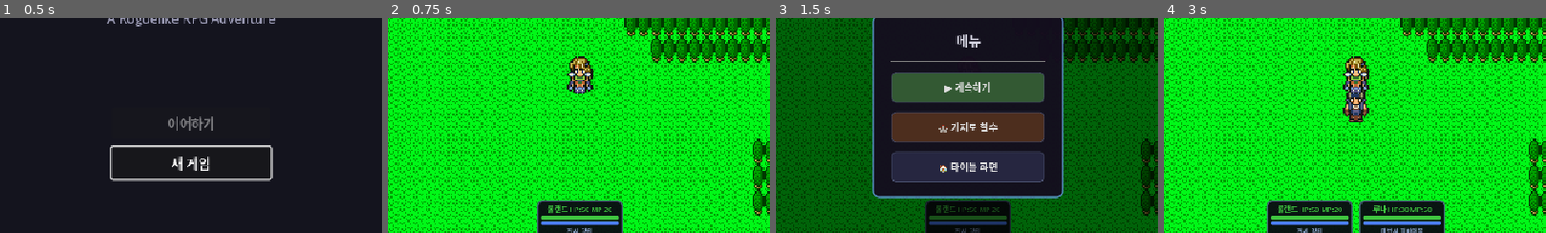
Above: before the commit, frames 1-4 (left to right).
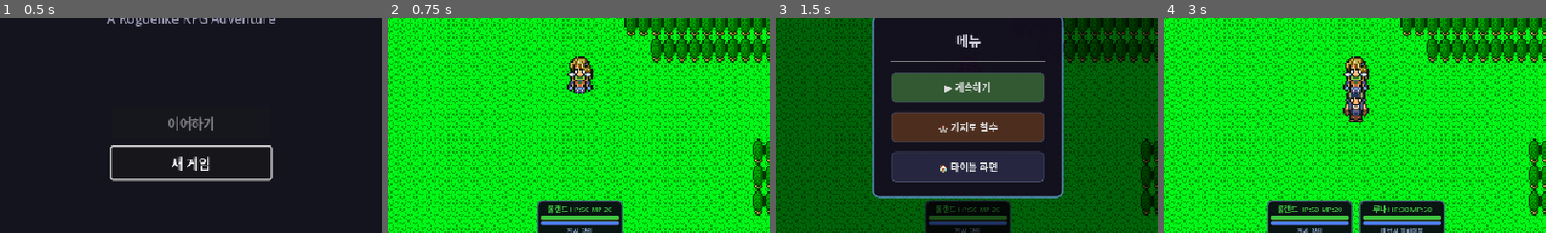
Above: after the commit, the same moments.

Repository: limmmmmmn/Appears-Appears
Game: Godot game, scene res://scenes/main/Main.tscn
Same seed, same stepped clock (60 frames per second), same inputs: the game is played once before the commit and once after it.
Inputs:
- Up to frame 1 (0.5 s): no input
- Up to frame 2 (0.75 s): click "새 게임" at 0.5 s
- Up to frame 3 (1.5 s): click "☰" at 1.25 s
- Up to frame 4 (3 s): click "🏰 철수" at 2 s; click "👤+ 영입" at 2.75 s
The pictures show only the part of the screen within x 25-75%, y 32-82%; the shares and areas given below are measured in that part.

Frame 1 is identical in both runs. In frame 2, 0.3% of the frame differs, in the area x 40-61%, y 92-97%; in frame 3, less than 0.1%; in frame 4, 0.5%, in the area x 28-73%, y 92-97%.

Commit message:
HP/MP 바 잔상 드레인 효과 및 25% 깜빡임 추가
- HP/MP 바를 Control 래퍼에 잔상(Ghost) + 실제(Front) 2개 겹침 구조로 변경
- 데미지 시: 실제 바 즉시 줄어듦, 잔상 0.3초 대기 후 0.5초간 스르륵 따라옴
- 힐/회복 시: 둘 다 즉시 올라감 (잔상 트윈 취소)
- 잔상 색상: HP=주황(0.95,0.45,0.15), MP=보라(0.5,0.3,0.8)
- HP 25% 이하 시 HP 바 알파 0.3↔1.0 깜빡임 (0.3초 간격, 무한 반복)
- 잔상 바 배경 투명 처리 (실제 바 배경만 보이도록)

https://claude.ai/code/session_01LzmX6vSTcWcWe1rR4SRP8n

Diff:
--- a/scenes/ui/HeroCard.tscn
+++ b/scenes/ui/HeroCard.tscn
@@ -46,18 +46,58 @@
 horizontal_alignment = 1
 text = "영웅"
 
-[node name="HPBar" type="ProgressBar" parent="Panel/VBox"]
-unique_name_in_owner = true
+[node name="HPBarWrap" type="Control" parent="Panel/VBox"]
 layout_mode = 2
 custom_minimum_size = Vector2(0, 6)
+
+[node name="HPBarGhost" type="ProgressBar" parent="Panel/VBox/HPBarWrap"]
+unique_name_in_owner = true
+layout_mode = 1
+anchors_preset = 15
+anchor_right = 1.0
+anchor_bottom = 1.0
+grow_horizontal = 2
+grow_vertical = 2
 max_value = 100.0
 value = 100.0
 show_percentage = false
 
-[node name="MPBar" type="ProgressBar" parent="Panel/VBox"]
+[node name="HPBar" type="ProgressBar" parent="Panel/VBox/HPBarWrap"]
 unique_name_in_owner = true
+layout_mode = 1
+anchors_preset = 15
+anchor_right = 1.0
+anchor_bottom = 1.0
+grow_horizontal = 2
+grow_vertical = 2
+max_value = 100.0
+value = 100.0
+show_percentage = false
+
+[node name="MPBarWrap" type="Control" parent="Panel/VBox"]
 layout_mode = 2
 custom_minimum_size = Vector2(0, 5)
+
+[node name="MPBarGhost" type="ProgressBar" parent="Panel/VBox/MPBarWrap"]
+unique_name_in_owner = true
+layout_mode = 1
+anchors_preset = 15
+anchor_right = 1.0
+anchor_bottom = 1.0
+grow_horizontal = 2
+grow_vertical = 2
+max_value = 100.0
+value = 100.0
+show_percentage = false
+
+[node name="MPBar" type="ProgressBar" parent="Panel/VBox/MPBarWrap"]
+unique_name_in_owner = true
+layout_mode = 1
+anchors_preset = 15
+anchor_right = 1.0
+anchor_bottom = 1.0
+grow_horizontal = 2
+grow_vertical = 2
 max_value = 100.0
 value = 100.0
 show_percentage = false
--- a/scripts/ui/field/HeroCard.gd
+++ b/scripts/ui/field/HeroCard.gd
@@ -3,7 +3,7 @@
 ## 개별 영웅 카드 (씬 인스턴스 방식)
 ## HeroCard.tscn과 1:1 대응
 ## 루트=Control(레이아웃용), Panel=PanelContainer(애니메이션 대상)
-## [이름 HP 값] + 장비 슬롯 8개 (1열)
+## [이름 HP 값] + HP/MP 잔상 바 + 장비 슬롯 6개 (1열)
 
 const SLOT_ICONS := {
 	"main_hand": "⚔", "off_hand": "🛡", "head": "👒",
@@ -14,9 +14,18 @@
 const HP_COLOR_HIGH := Color(0.25, 0.78, 0.25)
 const HP_COLOR_MID  := Color(0.92, 0.72, 0.2)
 const HP_COLOR_LOW  := Color(0.92, 0.22, 0.22)
+const HP_GHOST_COLOR := Color(0.95, 0.45, 0.15)  # 잔상: 주황
 const MP_COLOR := Color(0.3, 0.5, 1.0)
 const MP_COLOR_LOW := Color(0.6, 0.4, 0.9)
+const MP_GHOST_COLOR := Color(0.5, 0.3, 0.8)  # 잔상: 보라
 const BAR_BG_COLOR := Color(0.12, 0.12, 0.15, 0.9)
+
+# 잔상 타이밍
+const GHOST_DELAY := 0.3   # 잔상 시작 대기 시간
+const GHOST_DURATION := 0.5 # 잔상 스르륵 지속 시간
+const BLINK_INTERVAL := 0.3 # 깜빡임 간격
+const BLINK_ALPHA_LOW := 0.3
+const BLINK_HP_THRESHOLD := 0.25  # 25% 이하에서 깜빡임
 
 signal equipment_dropped(hero_index: int, item_id: String)
 signal field_heal_requested(hero_index: int)
@@ -24,7 +33,9 @@
 @onready var panel: PanelContainer = %Panel
 @onready var name_label: Label = %NameLabel
 @onready var hp_bar: ProgressBar = %HPBar
+@onready var hp_bar_ghost: ProgressBar = %HPBarGhost
 @onready var mp_bar: ProgressBar = %MPBar
+@onready var mp_bar_ghost: ProgressBar = %MPBarGhost
 @onready var skill_label: Label = %SkillLabel
 @onready var equip_section: VBoxContainer = %EquipSection
 
@@ -35,6 +46,14 @@
 
 var _anim_tween: Tween = null
 var _stat_popup: PanelContainer = null
+
+# 잔상 관련 상태
+var _prev_hp: int = -1
+var _prev_mp: int = -1
+var _hp_ghost_tween: Tween = null
+var _mp_ghost_tween: Tween = null
+var _blink_tween: Tween = null
+var _is_blinking: bool = false
 
 
 func _ready() -> void:
@@ -42,7 +61,9 @@
 	panel.mouse_exited.connect(_on_mouse_exited)
 	panel.gui_input.connect(_on_gui_input)
 	_style_bar(hp_bar, HP_COLOR_HIGH)
+	_style_bar(hp_bar_ghost, HP_GHOST_COLOR, true)
 	_style_bar(mp_bar, MP_COLOR)
+	_style_bar(mp_bar_ghost, MP_GHOST_COLOR, true)
 	_build_equip_slots()
 	call_deferred("_update_min_size")
 
@@ -129,11 +150,35 @@
 
 
 func _update_bars(hero: Hero) -> void:
-	# HP bar
 	var max_hp := hero.get_max_hp()
+	var cur_hp := hero.current_hp
+
+	# HP 바 max_value 동기화
 	hp_bar.max_value = max_hp
-	hp_bar.value = hero.current_hp
-	var hp_pct: float = float(hero.current_hp) / float(max_hp) if max_hp > 0 else 1.0
+	hp_bar_ghost.max_value = max_hp
+
+	# HP 변화 감지
+	if _prev_hp < 0:
+		# 최초 세팅: 잔상 없이 즉시
+		hp_bar.value = cur_hp
+		hp_bar_ghost.value = cur_hp
+	elif cur_hp < _prev_hp:
+		# 데미지: 실제 바 즉시 줄이고, 잔상은 딜레이 후 스르륵
+		hp_bar.value = cur_hp
+		_animate_ghost(hp_bar_ghost, cur_hp, true)
+	elif cur_hp > _prev_hp:
+		# 힐: 둘 다 즉시 (잔상 트윈 취소)
+		_kill_ghost_tween(true)
+		hp_bar.value = cur_hp
+		hp_bar_ghost.value = cur_hp
+	# 변화 없으면 값만 보정
+	else:
+		hp_bar.value = cur_hp
+
+	_prev_hp = cur_hp
+
+	# HP 색상
+	var hp_pct: float = float(cur_hp) / float(max_hp) if max_hp > 0 else 1.0
 	var hp_color: Color
 	if hp_pct <= 0.25:
 		hp_color = HP_COLOR_LOW
@@ -143,18 +188,93 @@
 		hp_color = HP_COLOR_HIGH
 	_update_bar_color(hp_bar, hp_color)
 
-	# MP bar
+	# 25% 이하 깜빡임
+	if hp_pct <= BLINK_HP_THRESHOLD and not hero.is_dead:
+		_start_blink()
+	else:
+		_stop_blink()
+
+	# MP 바
 	var max_mp := hero.get_max_mp()
+	var cur_mp := hero.current_mp
 	mp_bar.max_value = max_mp if max_mp > 0 else 1
-	mp_bar.value = hero.current_mp
-	var mp_pct: float = float(hero.current_mp) / float(max_mp) if max_mp > 0 else 1.0
+	mp_bar_ghost.max_value = max_mp if max_mp > 0 else 1
+
+	if _prev_mp < 0:
+		mp_bar.value = cur_mp
+		mp_bar_ghost.value = cur_mp
+	elif cur_mp < _prev_mp:
+		mp_bar.value = cur_mp
+		_animate_ghost(mp_bar_ghost, cur_mp, false)
+	elif cur_mp > _prev_mp:
+		_kill_ghost_tween(false)
+		mp_bar.value = cur_mp
+		mp_bar_ghost.value = cur_mp
+	else:
+		mp_bar.value = cur_mp
+
+	_prev_mp = cur_mp
+
+	var mp_pct: float = float(cur_mp) / float(max_mp) if max_mp > 0 else 1.0
 	var mp_color: Color = MP_COLOR_LOW if mp_pct <= 0.25 else MP_COLOR
 	_update_bar_color(mp_bar, mp_color)
-
-
-func _style_bar(bar: ProgressBar, fill_color: Color) -> void:
+#endregion
+
+
+#region 잔상 애니메이션
+func _animate_ghost(ghost_bar: ProgressBar, target_value: int, is_hp: bool) -> void:
+	## 잔상 바를 딜레이 후 스르륵 줄임
+	_kill_ghost_tween(is_hp)
+
+	var tween := create_tween()
+	tween.tween_interval(GHOST_DELAY)
+	tween.tween_property(ghost_bar, "value", float(target_value), GHOST_DURATION) \
+		.set_ease(Tween.EASE_IN).set_trans(Tween.TRANS_QUAD)
+
+	if is_hp:
+		_hp_ghost_tween = tween
+	else:
+		_mp_ghost_tween = tween
+
+
+func _kill_ghost_tween(is_hp: bool) -> void:
+	if is_hp:
+		if _hp_ghost_tween and _hp_ghost_tween.is_valid():
+			_hp_ghost_tween.kill()
+			_hp_ghost_tween = null
+	else:
+		if _mp_ghost_tween and _mp_ghost_tween.is_valid():
+			_mp_ghost_tween.kill()
+			_mp_ghost_tween = null
+#endregion
+
+
+#region 깜빡임 (HP 25% 이하)
+func _start_blink() -> void:
+	if _is_blinking:
+		return
+	_is_blinking = true
+	_blink_tween = create_tween().set_loops()
+	_blink_tween.tween_property(hp_bar, "modulate:a", BLINK_ALPHA_LOW, BLINK_INTERVAL)
+	_blink_tween.tween_property(hp_bar, "modulate:a", 1.0, BLINK_INTERVAL)
+
+
+func _stop_blink() -> void:
+	if not _is_blinking:
+		return
+	_is_blinking = false
+	if _blink_tween and _blink_tween.is_valid():
+		_blink_tween.kill()
+		_blink_tween = null
+	if hp_bar:
+		hp_bar.modulate.a = 1.0
+#endregion
+
+
+#region 바 스타일
+func _style_bar(bar: ProgressBar, fill_color: Color, is_ghost: bool = false) -> void:
 	var bg := StyleBoxFlat.new()
-	bg.bg_color = BAR_BG_COLOR
+	bg.bg_color = Color.TRANSPARENT if is_ghost else BAR_BG_COLOR
 	bg.corner_radius_top_left = 2
 	bg.corner_radius_top_right = 2
 	bg.corner_radius_bottom_left = 2
@@ -176,8 +296,10 @@
 		var new_fill := fill.duplicate()
 		new_fill.bg_color = color
 		bar.add_theme_stylebox_override("fill", new_fill)
-
-
+#endregion
+
+
+#region 스킬/장비 갱신
 func _update_skill_info(hero: Hero) -> void:
 	var class_name_str: String = hero.hero_class_name
 	var skills: Array = hero.get_available_skills()
@@ -219,8 +341,6 @@
 			icon_lbl.add_theme_color_override("font_color", rcolor)
 			name_lbl.text = edata.get("name", equip_id)
 			name_lbl.add_theme_color_override("font_color", rcolor)
-
-
 #endregion
 
 
